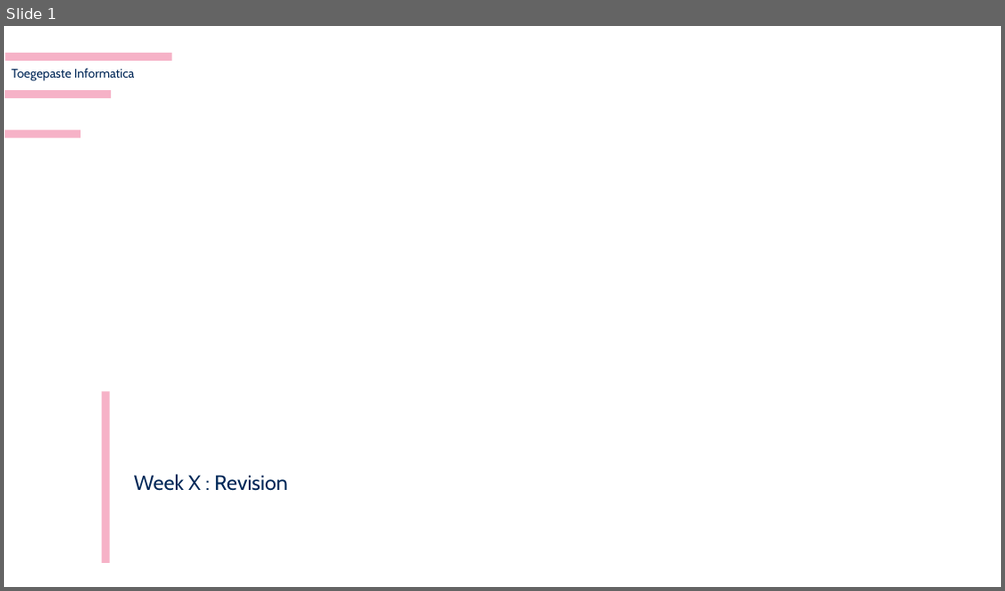
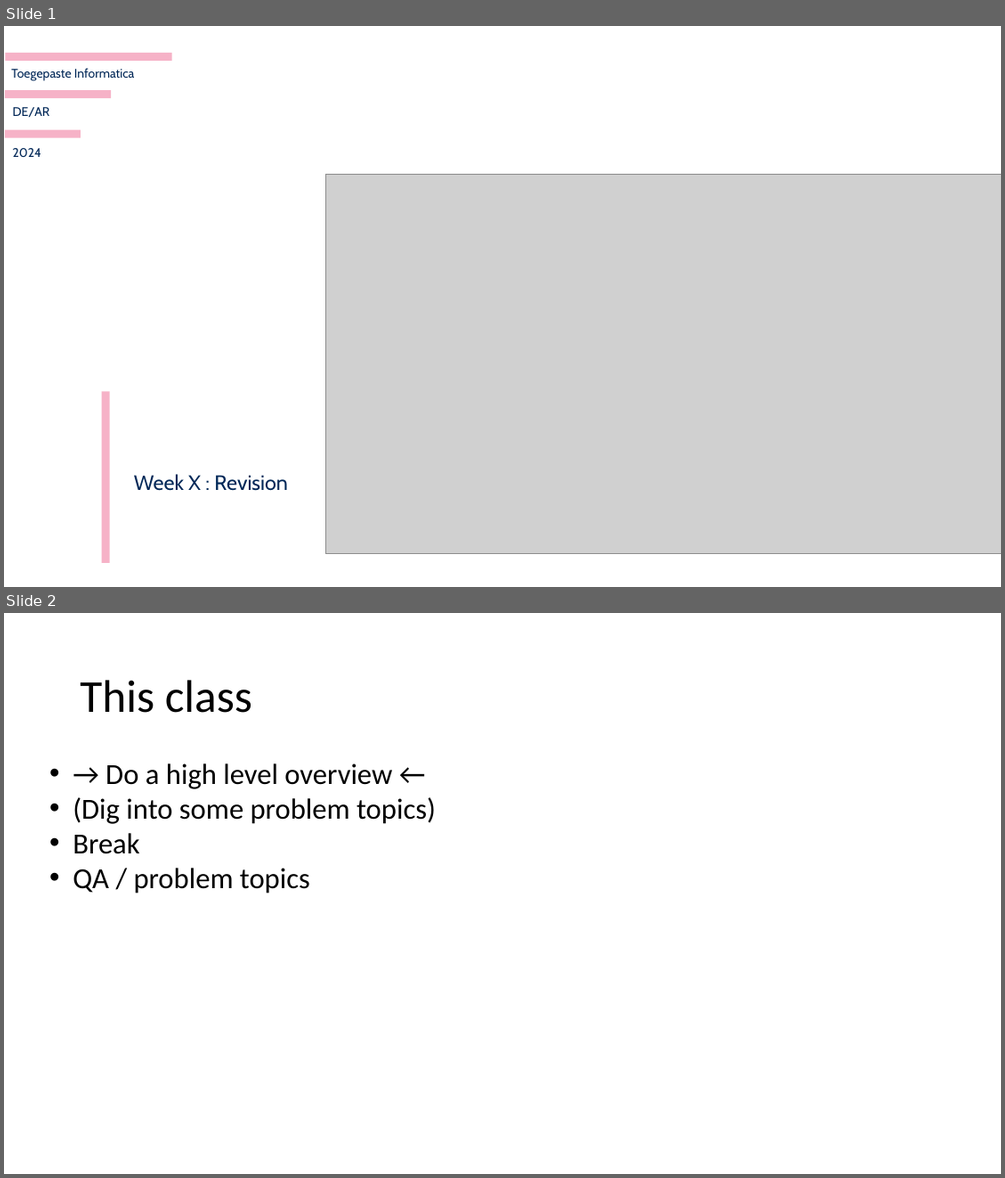
Before and after one commit to harveypekar/3dgraphics, a slide deck: course/3d_revision.pptx. Shown one above the other, each under a label of ours: slide 1 before the commit, slides 1 and 2 after it. The pictures are 1005x591 and 1005x1178 pixels, drawn with LibreOffice and Linux fonts; fonts in the diff are those of the drawing; grey boxes stand for pictures; background and template pictures are left out. Boxes give left, top, right and bottom in pixels: in the first picture for what was removed or moved away, otherwise in the second. Text is boxed around its words. In the diff, an @@ line names an element or a change of style, - is before the commit and + after.

```diff
--- a/course/3d_revision.pptx
+++ b/course/3d_revision.pptx
@@ slide 2 added at bbox=[4, 613, 1001, 1174], background #FFFFFF @@
@@ title added at bbox=[80, 680, 252, 713], 44 pt, text #000000 @@
+This class
@@ text added at bbox=[73, 763, 436, 893], 28 pt, text #000000 @@
+• → Do a high level overview ←
+• (Dig into some problem topics)
+• Break
+• QA / problem topics
@@ slide 1 changed as well @@
@@ text added at bbox=[13, 107, 50, 118], 12 pt, text #002757 @@
+DE/AR
@@ text added at bbox=[13, 148, 41, 157], 12 pt, text #002757 @@
+2024
@@ picture added at bbox=[325, 174, 1001, 554] @@
```
Also in this commit, not shown: 19 other slides added, 20 slides removed.
